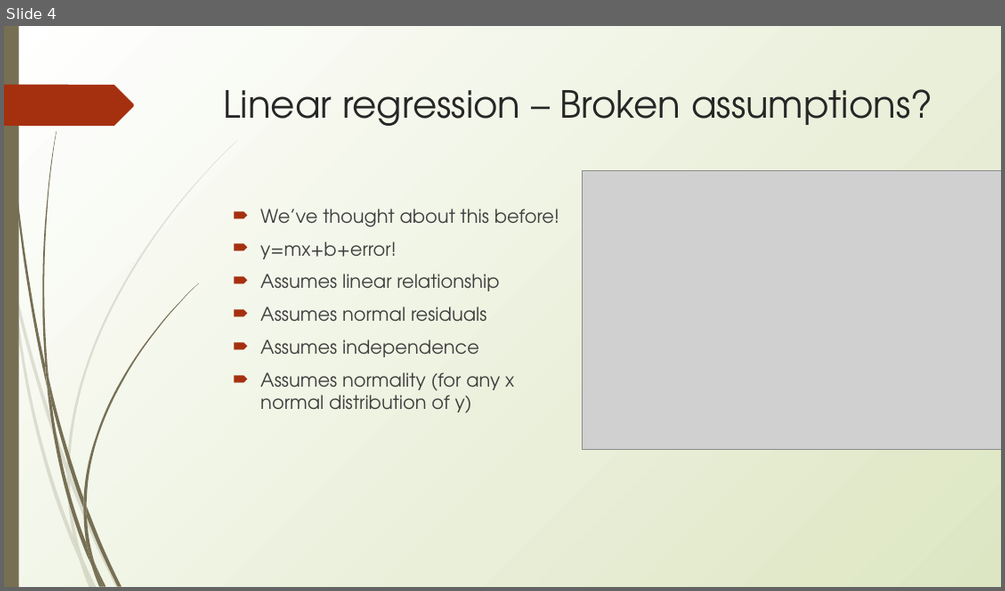
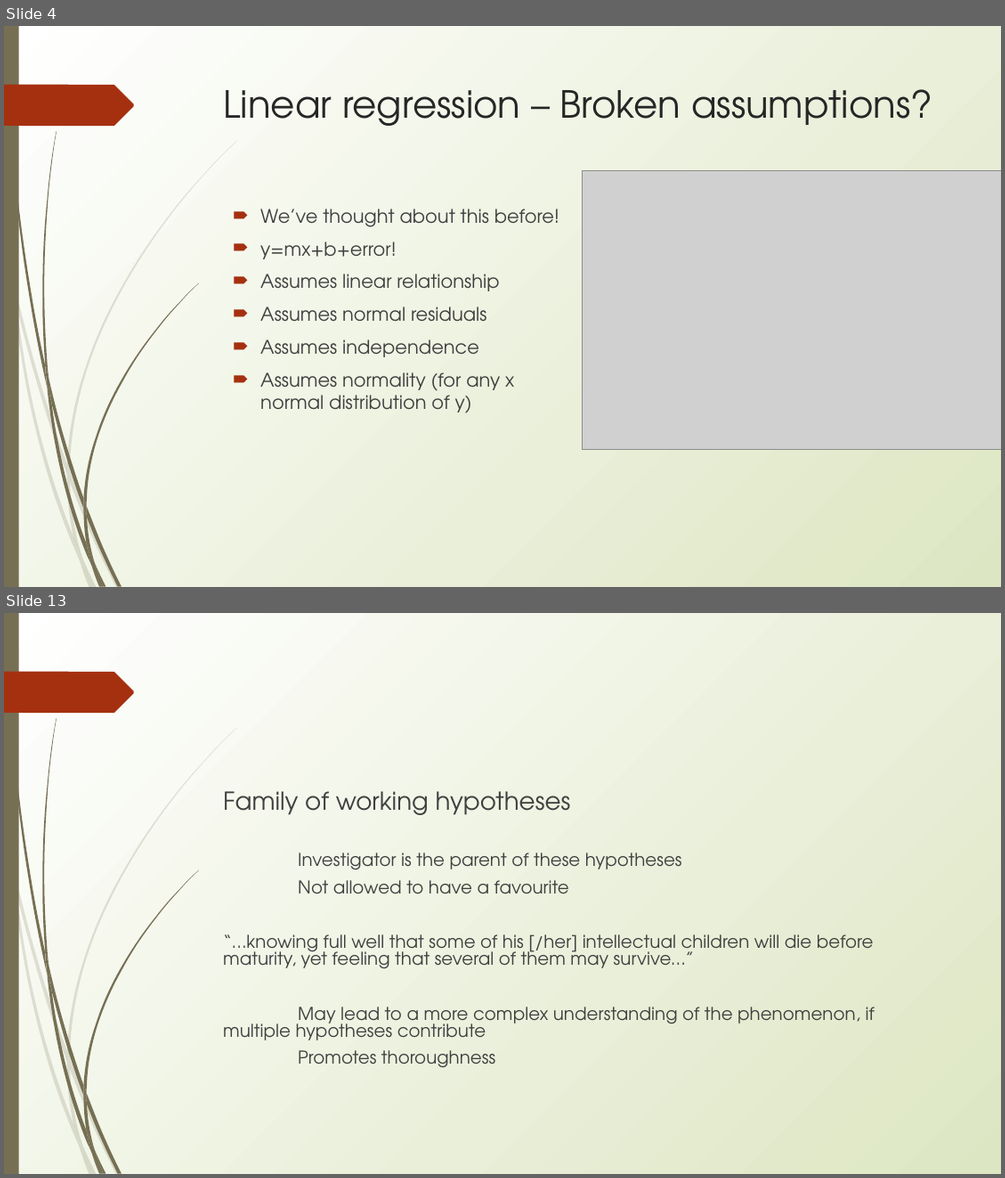
Before and after one commit to erynmcfarlane/GraduateStatsClass, a slide deck: Lecture4.pptx. Shown one above the other, each under a label of ours: slide 4 before the commit, slides 4 and 13 after it; the slides between them are not shown. The pictures are 1005x591 and 1005x1178 pixels, drawn with LibreOffice and Linux fonts; fonts in the diff are those of the drawing; grey boxes stand for pictures. Boxes give left, top, right and bottom in pixels: in the first picture for what was removed or moved away, otherwise in the second. Text is boxed around its words. In the diff, an @@ line names an element or a change of style, - is before the commit and + after.

```diff
--- a/Lecture4.pptx
+++ b/Lecture4.pptx
@@ slide 13 added at (4, 613, 1001, 1174), background gradient #FFFFFF to #DDE6C3; not listed: 24 template elements that a slide beside it also shows @@
@@ text added at (223, 791, 874, 1067), 17 pt, text #3F3F3F @@
+Family of working hypotheses
+Investigator is the parent of these hypotheses
+Not allowed to have a favourite
+“…knowing full well that some of his [/her] intellectual children will die before maturity, yet feeling that several of them may survive…”
+May lead to a more complex understanding of the phenomenon, if multiple hypotheses contribute
+Promotes thoroughness
```
Also in this commit, not shown: 1 slide changed, 27 other slides added, 1 slide removed.
